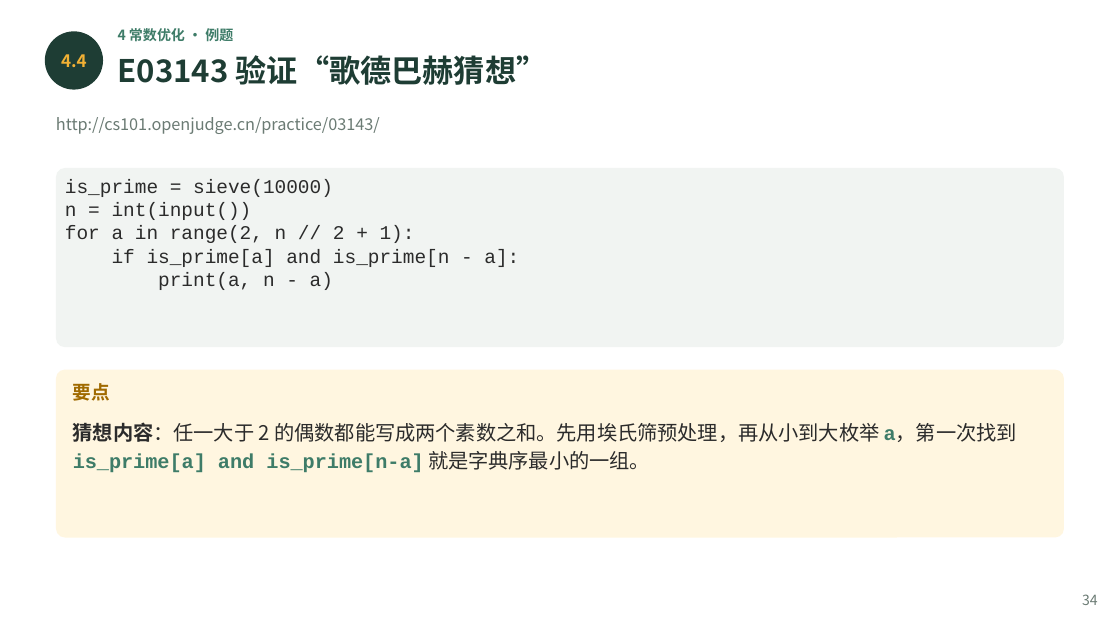
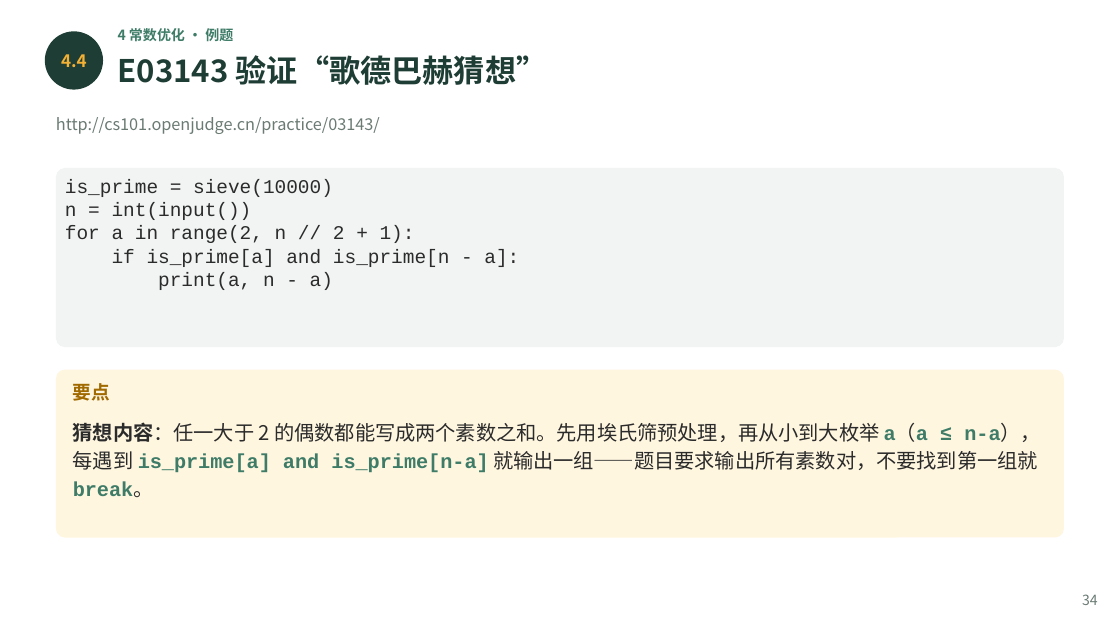
Before and after one commit to GMyhf/2026fall-cs101, a slide deck: slide 34 of courseware/202609_ADS_W04_Python_Basics_Algorithm_Analysis.pptx. Drawn at 1120x630 pixels with LibreOffice and Linux fonts; fonts in the diff are those of the drawing. Boxes give left, top, right and bottom in pixels: in the first picture for what was removed or moved away, otherwise in the second. Text is boxed around its words. In the diff, an @@ line names an element or a change of style, - is before the commit and + after.

```diff
--- a/courseware/202609_ADS_W04_Python_Basics_Algorithm_Analysis.pptx
+++ b/courseware/202609_ADS_W04_Python_Basics_Algorithm_Analysis.pptx
@@ text at bbox=[73, 422, 1041, 497]: text changed @@
-猜想内容：任一大于 2 的偶数都能写成两个素数之和。先用埃氏筛预处理，再从小到大枚举 a，第一次找到 is_prime[a] and is_prime[n-a] 就是字典序最小的一组。
+猜想内容：任一大于 2 的偶数都能写成两个素数之和。先用埃氏筛预处理，再从小到大枚举 a（a ≤ n-a），每遇到 is_prime[a] and is_prime[n-a] 就输出一组——题目要求输出所有素数对，不要找到第一组就 break。
```
Also in this commit, not shown: 5 other files.
